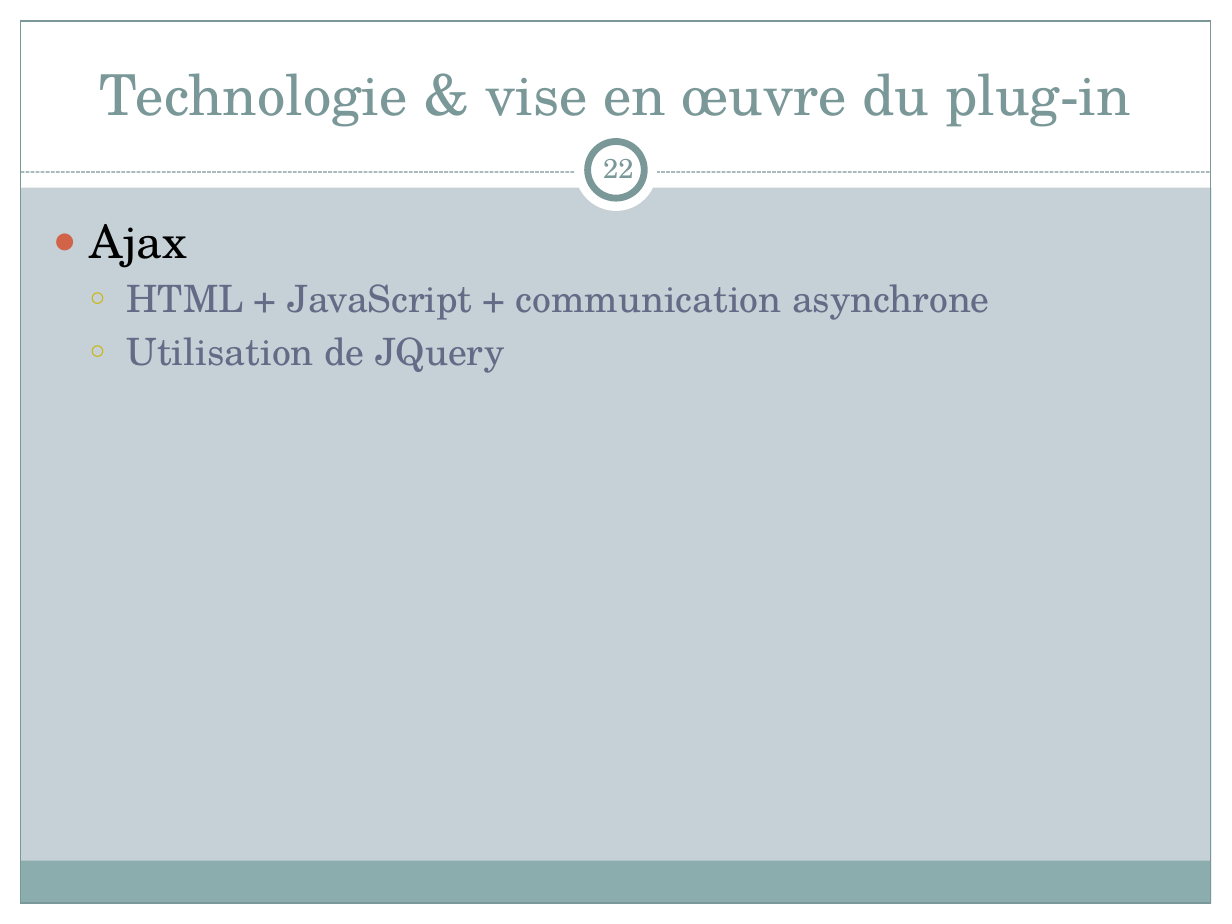
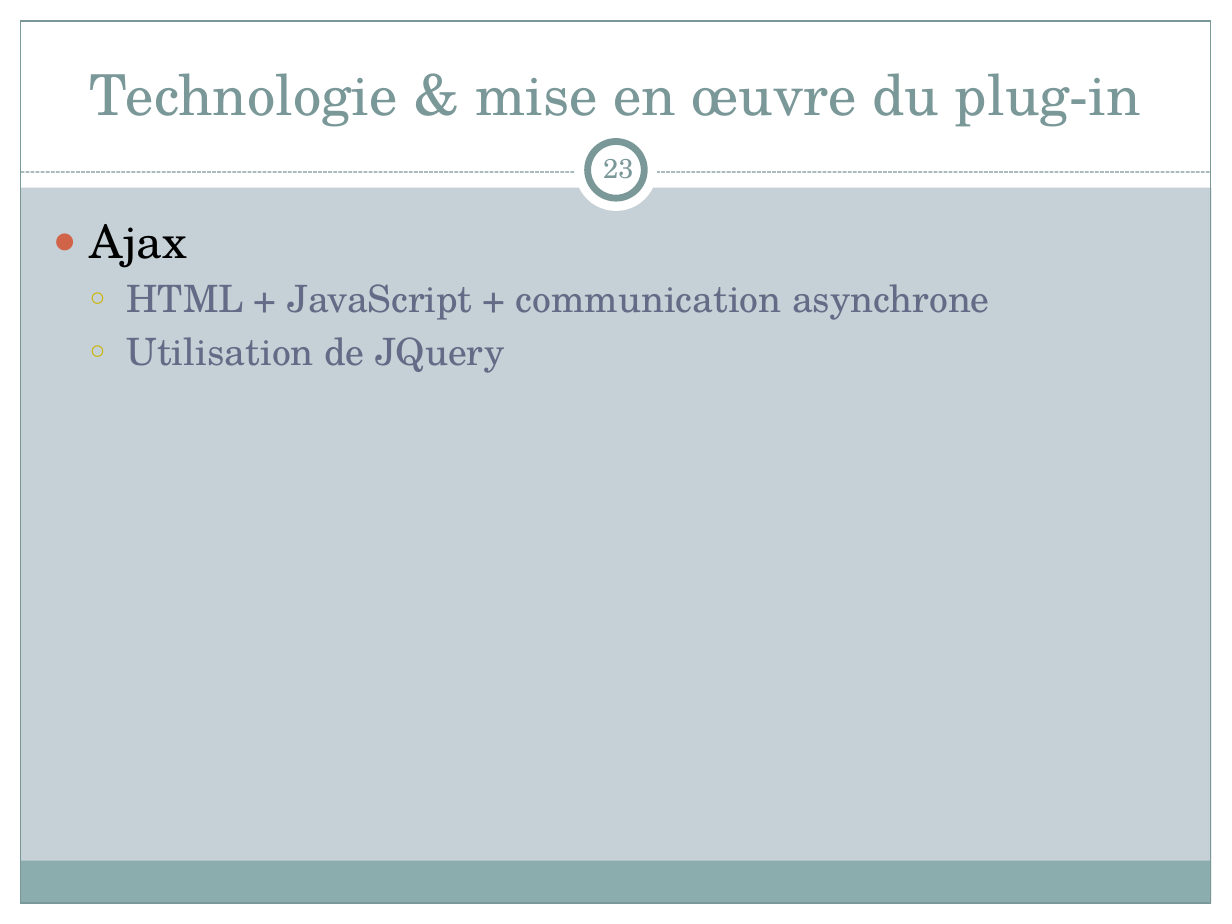
Before and after one commit to nicolasrn/pjtsyntshnr, a slide deck: slide 23 of wiki/HandiFox.pptx (slide 22 before the commit). Drawn at 1232x924 pixels with LibreOffice and Linux fonts; fonts in the diff are those of the drawing. Boxes give left, top, right and bottom in pixels: in the first picture for what was removed or moved away, otherwise in the second. Text is boxed around its words. In the diff, an @@ line names an element or a change of style, - is before the commit and + after.

```diff
--- a/wiki/HandiFox.pptx
+++ b/wiki/HandiFox.pptx
@@ title at (90, 73, 1141, 127): text changed @@
-Technologie & vise en œuvre du plug-in
+Technologie & mise en œuvre du plug-in
@@ page number at (603, 159, 633, 179): text changed @@
-22
+23
```
Also in this commit, not shown: 3 other slides changed, 21 slides added.
